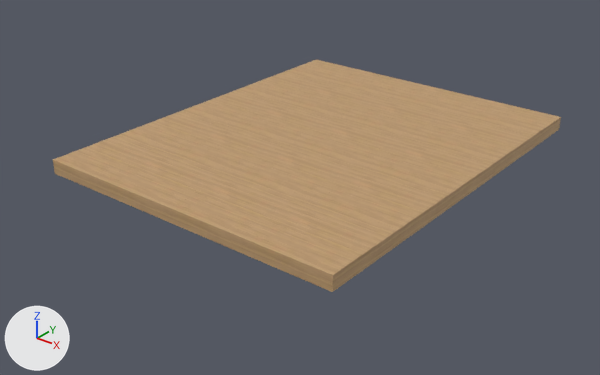
Two versions of the glTF model public/assets/trial/shelf.glb, one commit apart.
Rendered twice from a camera (50 mm lens) standing at (0.831, -1.082, 0.438) and looking at (0.219, -0.318, -0.035). The axes (+X, +Y, +Z) are drawn at lower left. The lights are the same throughout. The picture after the commit comes second. Vertices at exactly the same position are counted once.

Before the edit, the objects in view are built like this:
```python
me_mesh_0_006 = bpy.data.meshes.new('Mesh_0.006')
me_mesh_0_006.from_pydata(...)  # a box spanning x 0.0..22.2, y -0.7..0.0, z 0.0..22.6
me_mesh_0_006.materials.append(mat_whatsapp_image_2026_04_21_at_09_35_50__1__003)  # picture img_image_1
ob_geom3d = bpy.data.objects.new('Geom3D', me_mesh_0_006)
ob_geom3d.location = (0.0, -0.535, 0.0)
ob_geom3d.rotation_euler = (-1.571, 0.0, 0.0)  # degrees (-90, 0, 0)
ob_geom3d.scale = (0.0195, 0.0254, 0.0237)
```
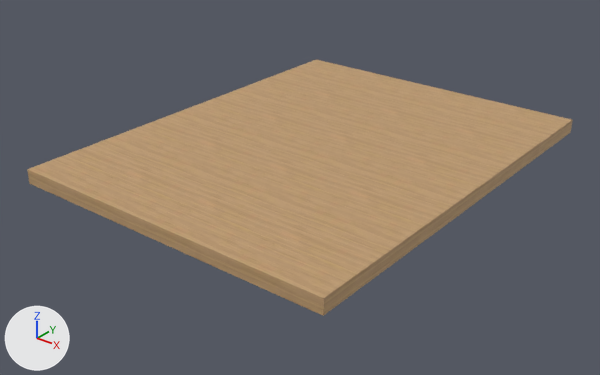
Diff of the bpy script that builds the scene:
```diff
--- a/public/assets/trial/shelf.glb.py
+++ b/public/assets/trial/shelf.glb.py
@@ me_mesh_0_006 @@
 # used by ob_geom3d; location = (0.0, -0.535, 0.0); rotation_euler = (-1.571, 0.0, 0.0), in degrees (-90, 0, 0); scale = (0.0195, 0.0254, 0.0237)
-me_mesh_0_006.from_pydata(...)  # 8 vertices, 12 faces; spans x 0.0..22.2, y -0.7..0.0, z 0.0..22.6
+me_mesh_0_006.from_pydata(...)  # 8 vertices, 12 faces; spans x 0.0..0.4, y -0.6..0.0, z 0.0
+# me_mesh_0_006 part 1
+# 7 vertices are removed from x 0.0..22.2, y -0.7..0.0, z 0.0..22.6
+# 12 faces are deleted
+# 7 vertices are added at x 0.0..0.4, y -0.6..0.0, z 0.0
+# 12 new faces join them
 me_mesh_0_006.materials.append(mat_whatsapp_image_2026_04_21_at_09_35_50__1__003)
@@ ob_geom3d @@
 ob_geom3d = bpy.data.objects.new('Geom3D', me_mesh_0_006)
-ob_geom3d.location = (0.0, -0.535, 0.0)
-ob_geom3d.rotation_euler = (-1.571, 0.0, 0.0)  # degrees (-90, 0, 0)
-ob_geom3d.scale = (0.0195, 0.0254, 0.0237)
+ob_geom3d.location = (0.0, 0.0, 0.0)
```

Pixel boxes (x1, y1, x2, y2) of what changed, in the pictures (600 x 375 px):
'Geom3D', reshaped, moved, turned, rescaled
    before: (53, 60, 561, 292)
    after: (27, 60, 573, 316)
